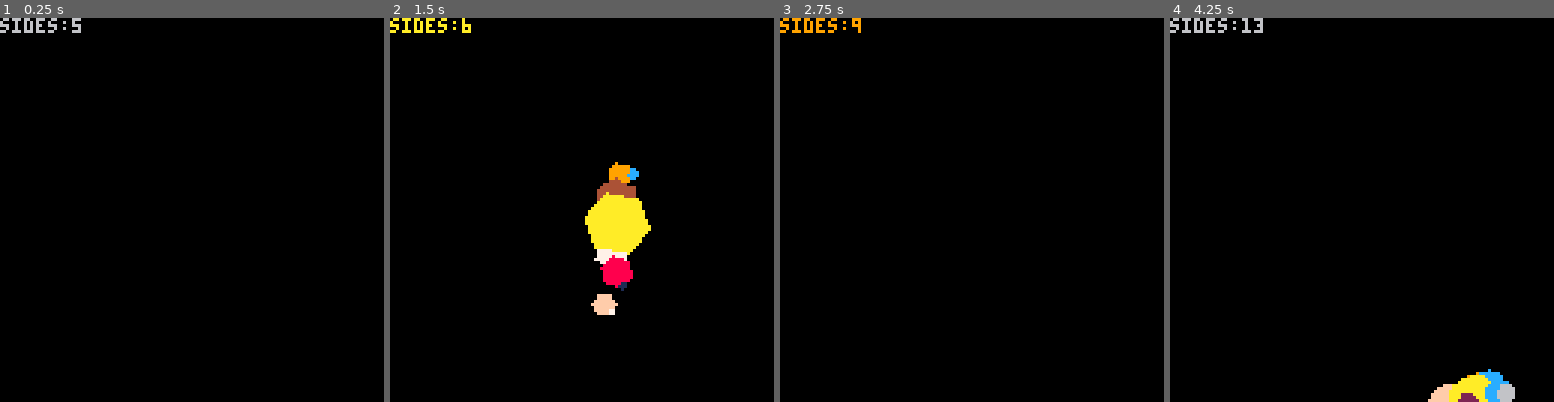
Above: before the commit, frames 1-4 (left to right).
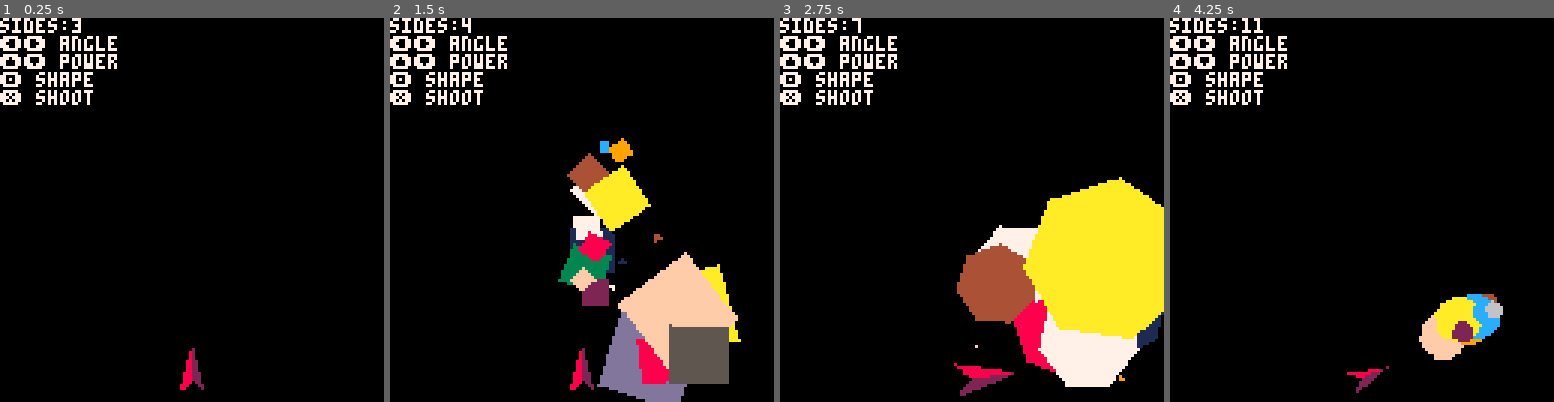
Above: after the commit, the same moments.

Repository: Toofty5/pico8
Game: PICO-8 cartridge shapeshooter.p8
Two runs of this game, one before a commit and one after it. Both use one fixed random seed, a clock stepped at 60 frames per second and the inputs below.
Inputs:
- Up to frame 1 (0.25 s): no input
- Up to frame 2 (1.5 s): tap X (X key) at 0.33, 1.07 s; tap O (Z key) at 0.7 s
- Up to frame 3 (2.75 s): hold Right 1.6-2.1 s; tap O (Z key) at 1.7, 2.1, 2.5 s; tap X (X key) at 1.85 s; hold Up 2.15-2.42 s; hold Right from 2.47 s (still down)
- Up to frame 4 (4.25 s): tap O (Z key) every 0.4 s from 2.9 to 4.1 s; tap X (X key) at 2.97, 4.08 s; release Right at 3.03 s; hold Left 3.08-3.58 s; hold Down 3.63-3.97 s; hold Right from 4.02 s (still down)

The runs differ from the first frame. In frame 1, 2.8% of the frame differs, in the area x 0-54%, y 0-97%; in frame 2, 18%; in frame 3, 23%, in the area x 0-100%, y 0-99%; in frame 4, 6.5%.

Commit message:
added sound and shooter

Diff:
--- a/shapeshooter.p8
+++ b/shapeshooter.p8
@@ -4,12 +4,29 @@
 function _init()
 	things={}
 	spawn_x=64
-	spawn_y=128
+	spawn_y=120
 	spawn_v=10
 	gravity=1
 	angle=.25
-	sides=5
+	sides=3
 	thisvert=1
+	max_age=50
+end
+
+function draw_shooter()
+	local x1=spawn_x
+	local y1=spawn_y
+	local x2=x1+spawn_v*cos(angle)
+	local y2=y1+spawn_v*sin(angle)
+	local xl=x1+spawn_v*.5*cos(angle+.375)
+	local yl=y1+spawn_v*.5*sin(angle+.375)
+	local xr=x1+spawn_v*.5*cos(angle-.375)
+	local yr=y1+spawn_v*.5*sin(angle-.375)
+
+
+	trifill({x1,y1,x2,y2,xl,yl},8)
+	trifill({x1,y1,x2,y2,xr,yr},2)
+
 
 end
 
@@ -17,7 +34,13 @@
 	cls()
 //	test()
 
-	print("sides:"..sides,0,0)
+	print("sides:"..sides,0,0,7)
+
+	print("⬅️➡️ angle",7)
+	print("⬆️⬇️ power",7)
+	print("🅾️ shape",7)
+	print("❎ shoot",7)
+
 
 	for thing in all(things) do
 		local x=thing.x
@@ -29,6 +52,7 @@
 		polyfill(x,y,sides,z,r,col)
 	end
 
+	draw_shooter()
 
 end
 
@@ -43,27 +67,33 @@
 	if btnp(🅾️) then
 		sides+=1
 	end
-	if btn(⬅️) then
+	if btn(⬅️) and angle<0.5 then
 		angle+=.01
 	end
-	if btn(➡️) then
+	if btn(➡️) and angle>0 then
 		angle-=.01
 	end
-	if btn(⬆️) then
-		spawn_v+=1
-	end
-	if btn(⬇️) then
-		spawn_v-=1
+	if btn(⬆️) and spawn_v < 20 then
+		spawn_v+=.5
+	end
+	if btn(⬇️) and spawn_v > 5 then
+		spawn_v-=.5
 	end
 
 	for thing in all(things) do
+		--bounce
+		if thing.y>128-thing.z
+		 and thing.dy > 0 then
+			thing.dy=-.8*thing.dy
+		end
+
 		thing.x+=thing.dx
 		thing.y+=thing.dy
 		thing.z+=thing.dz
 		thing.dy+=gravity
 		thing.r+=thing.dr
 		thing.age+=1
-		if thing.age>40 then
+		if thing.age>max_age then
 			del(things,thing)
 		end
 	end
@@ -75,7 +105,7 @@
 function spawn(num)
 	for i=0,num do
 
-		dev_a=angle+rnd(.01)-.02
+		dev_a=angle+rnd(.02)-.02
 		dev_v=spawn_v+rnd(4)-2
 
 		add(things, {
@@ -91,6 +121,7 @@
 					age=0
 			})
 	end
+	sfx(0)
 end
 
 
@@ -204,16 +235,143 @@
 end
 
 
--->8
---test
-
-function test()
-	polyfill(64,64,5,10,0,7)
-end
-…(7 lines of a section not shown)…
+…(140 lines of a section not shown)…
Not shown, changed: 133 lines of the sprite sheet (__gfx__) section of shapeshooter.p8
Not shown, changed: the thumbnail (__label__) section of shapeshooter.p8
Not shown, changed: the sound effects (__sfx__) section of shapeshooter.p8
